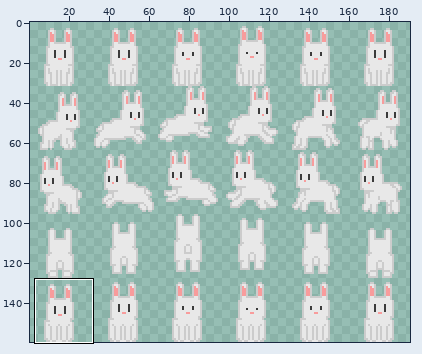
One commit to this sprite sheet: res/bunny.png. The picture above shows the old version from afar; the outline marks the close-up.
Close-up. Old version:
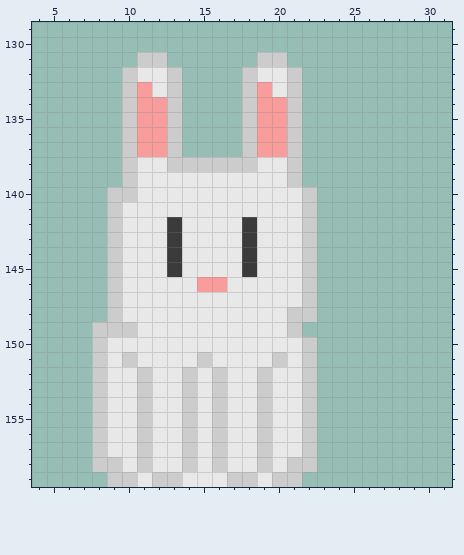
The file is 192x160 pixels. Colours within 5 levels of each other are drawn and written as one. Shown: x 4..31, y 129..159. The wide view leaves out empty margins. The commit also changed other parts of the picture, which this record leaves out.
After:
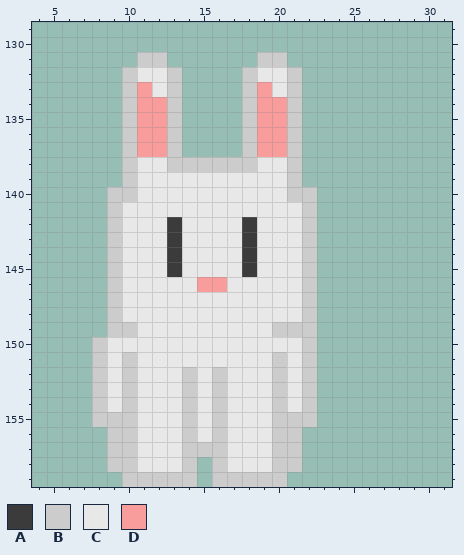
Palette (. is transparent): A #3b3b3b  B #cccccc  C #e8e8e8  D #f89c9c
Diff:
@@ x 19..23 @@
 139 CCB..
-140 CCCB.
+140 CCBB.
 141 CCCB.
@@ x 6..24 @@
 147 ...BCCCCCCCCCCCCB..
-148 ...BCCCCCCCCCCCBB..
-149 ..BBBCCCCCCCCCCB...
+148 ...BCCCCCCCCCCCCB..
+149 ...BBCCCCCCCCCBBB..
 150 ..BCCCCCCCCCCCCCB..
-151 ..BCBCCCCBCCCCBCB..
-152 ..BCCBCCBCBCCBCCB..
-153 ..BCCBCCBCBCCBCCB..
-154 ..BCCBCCBCBCCBCCB..
-155 ..BCCBCCBCBCCBCCB..
-156 ..BCCBCCBCBCCBCCB..
-157 ..BCCBCCBCBCCBCCB..
-158 ..BBCBCCBCBCCBCBB..
-159 ...BBCBBCCCBBCBB...
+151 ..BCBCCCCCCCCCBCB..
+152 ..BCBCCCBCBCCCBCB..
+153 ..BCBCCCBCBCCCBCB..
+154 ..BCBCCCBCBCCCBCB..
+155 ..BBBCCCBCBCCCBBB..
+156 ...BBCCCBCBCCCBB...
+157 ...BBCCCBBBCCCBB...
+158 ...BBCCCB.BCCCBB...
+159 ....BBBBB.BBBBB....
